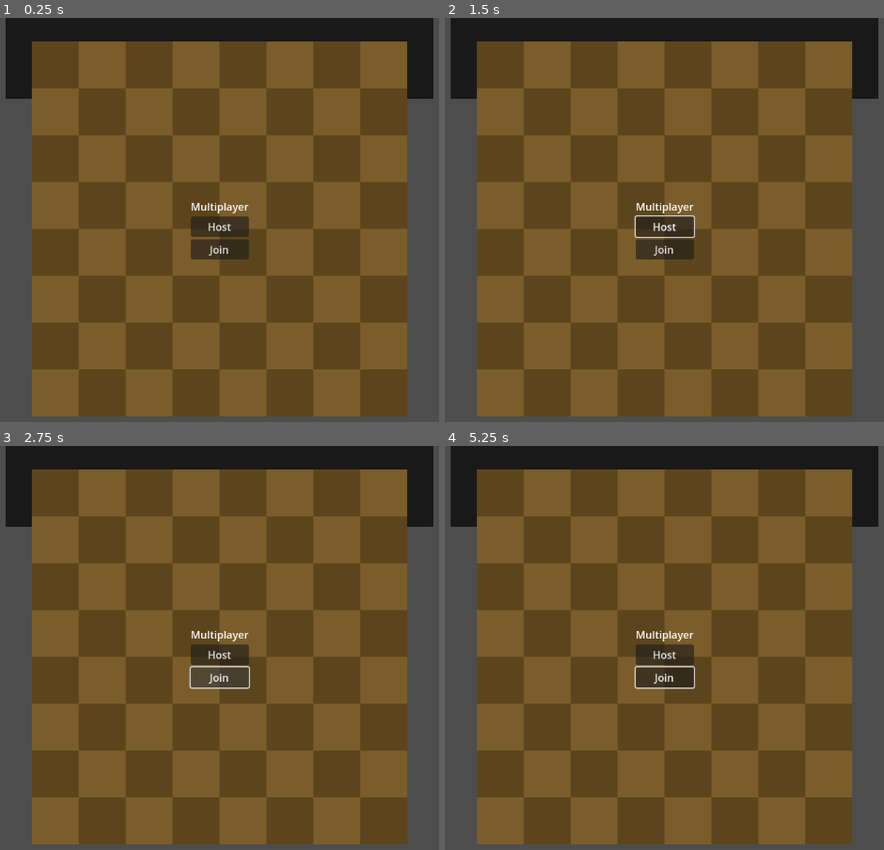
Above: before the commit, frames 1-4 (two rows, left to right).
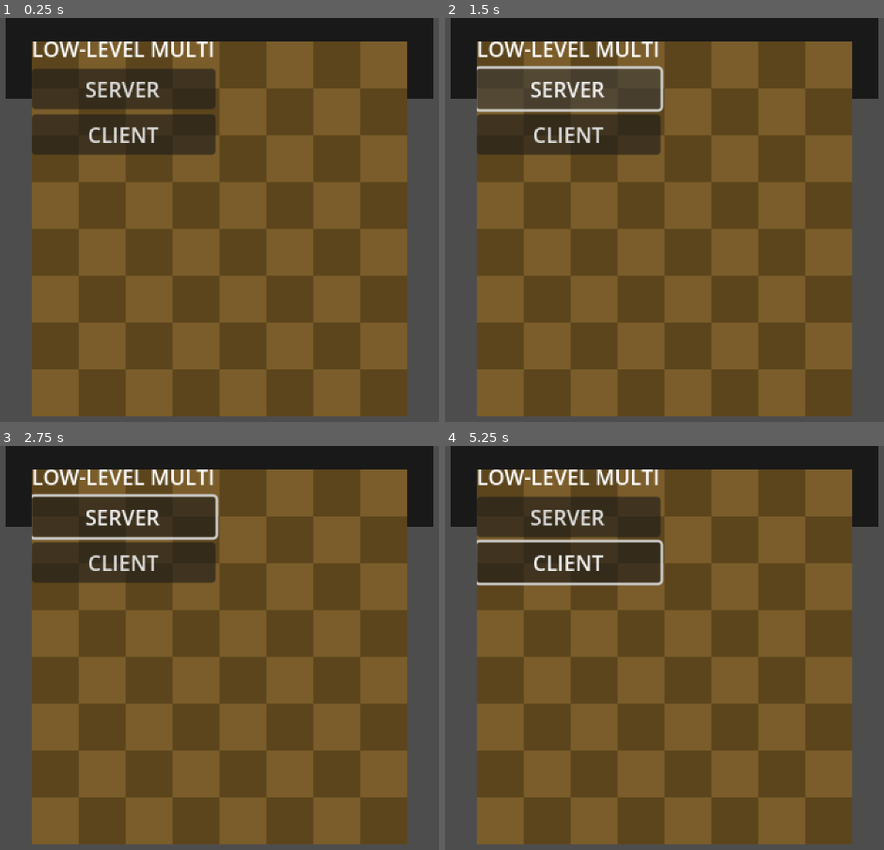
Above: after the commit, the same moments.

Repository: noriim/thesis
Game: Godot game, scene res://Scenes/main.tscn
Same seed, same stepped clock (60 frames per second), same inputs: the game is played once before the commit and once after it. The engine's default icon, where the game draws it, is replaced by a stand-in: a white triangle on a blue panel in a dark square.
Inputs (mouse positions are in pixels of both pictures, inside the frame that each line leads up to):
- Up to frame 1 (0.25 s): no input
- Up to frame 2 (1.5 s): click (664, 228) at 0.5 s, where only the run before the commit has a clickable "Host"; click (567, 90) at 1.25 s, where only the run after the commit has a clickable "SERVER"
- Up to frame 3 (2.75 s): click (219, 676) at 2 s, where only the run before the commit has a clickable "Join"
- Up to frame 4 (5.25 s): click (567, 563) at 2.75 s, where only the run after the commit has a clickable "CLIENT"; click (567, 563) at 3.5 s, where only the run after the commit has a clickable "CLIENT"; click (567, 563) at 4.25 s, where only the run after the commit has a clickable "CLIENT"; move the mouse to (831, 635) at 5.02 s; click (831, 635) at 5.17 s

The runs differ from the first frame. In frame 1, 11% of the frame differs, in the area x 7-57%, y 5-60%; in frame 2, 9.7%; in frame 3, 11%; in frame 4, 12%, in the area x 7-57%, y 5-61%.
Error before the commit: Invalid access of index '4' on a base object of type: 'Array'. (res://Scenes/board.gd:47)
Error after the commit: Invalid access of index '4' on a base object of type: 'Array'. (res://Scenes/board.gd:49)

Commit message:
Before rewrite of multiplayer

Diff:
--- a/Assets/board.tscn
+++ b/Assets/board.tscn
@@ -1,7 +1,7 @@
 [gd_scene load_steps=3 format=3 uid="uid://bu74j8fcw3uli"]
 
-[ext_resource type="Texture2D" uid="uid://ctce35kptwtdv" path="res://Assets/Chess_board.png" id="1_o1pot"]
-[ext_resource type="Script" path="res://Scenes/board.gd" id="2_m4h8k"]
+[ext_resource type="Texture2D" uid="uid://ctce35kptwtdv" path="res://Assets/Board.png" id="1_o1pot"]
+[ext_resource type="Script" uid="uid://cvkh2xo10ro74" path="res://Scenes/board.gd" id="2_m4h8k"]
 
 [node name="Board" type="Sprite2D"]
 texture = ExtResource("1_o1pot")
--- /dev/null
+++ b/Multiplayer/client_network_globals.gd
@@ -0,0 +1,39 @@
+extends Node
+
+signal handle_local_id_assignment(local_id: int)
+signal handle_remote_id_assignment(remote_id: int)
+signal handle_player_click(player_click: PlayerClick)
+
+var id: int = -1
+var remote_ids: Array[int]
+
+func _ready() -> void:
+	LowLevelNetworkHandler.on_client_packet.connect(on_client_packet)
+
+
+func on_client_packet(data: PackedByteArray) -> void:
+	var packet_type: int = data.decode_u8(0)
+	match packet_type:
+		PacketInfo.PACKET_TYPE.ID_ASSIGNMENT:
+			manage_ids(IDAssignment.create_from_data(data))
+
+		PacketInfo.PACKET_TYPE.PLAYER_CLICK:
+			handle_player_click.emit(PlayerClick.create_from_data(data))
+
+		_:
+			push_error("Packet type with index ", data[0], " unhandled!")
+
+
+func manage_ids(id_assignment: IDAssignment) -> void:
+	if id == -1: # When id == -1, the id sent by the server is for us
+		id = id_assignment.id
+		handle_local_id_assignment.emit(id_assignment.id)
+
+		remote_ids = id_assignment.remote_ids
+		for remote_id in remote_ids:
+			if remote_id == id: continue
+			handle_remote_id_assignment.emit(remote_id)
+
+	else: # When id != -1, we already own an id, and just append the remote ids by the sent id
+		remote_ids.append(id_assignment.id)
+		handle_remote_id_assignment.emit(id_assignment.id)
--- /dev/null
+++ b/Multiplayer/low_level_client_ui.gd
@@ -0,0 +1,8 @@
+extends Control
+
+func _on_server_pressed() -> void:
+	LowLevelNetworkHandler.start_server()
+
+
+func _on_client_pressed() -> void:
+	LowLevelNetworkHandler.start_client()
--- /dev/null
+++ b/Multiplayer/low_level_network_handler.gd
@@ -0,0 +1,122 @@
+extends Node
+
+# Server signals
+signal on_peer_connected(peer_id: int)
+signal on_peer_disconnected(peer_id: int)
+signal on_server_packet(peer_id: int, data: PackedByteArray)
+
+# Client signals
+signal on_connected_to_server()
+signal on_disconnected_from_server()
+signal on_client_packet(data: PackedByteArray)
+
+# Server variables
+var available_peer_ids: Array = range(255, -1, -1)
+var client_peers: Dictionary[int, ENetPacketPeer] # key: peer_id (int), value: peer (ENetPacketPeer). The peer_id should hold "id" meta data. Use get_meta("id")
+
+# Client variables
+var server_peer: ENetPacketPeer
+
+# General variables
+var connection: ENetConnection
+var is_server: bool = false
+
+func _process(delta: float) -> void:
+	if connection == null: return
+
+	handle_events()
+
+
+func handle_events() -> void:
+	var packet_event: Array = connection.service()
+	var event_type: ENetConnection.EventType = packet_event[0]
+
+	while event_type != ENetConnection.EVENT_NONE:
+		var peer: ENetPacketPeer = packet_event[1]
+
+		match (event_type):
+			ENetConnection.EVENT_ERROR:
+				push_warning("Package resulted in an unknown error!")
+				return
+
+			ENetConnection.EVENT_CONNECT:
+				if is_server:
+					peer_connected(peer)
+				else:
+					connected_to_server()
+
+			ENetConnection.EVENT_DISCONNECT:
+				if is_server:
+					peer_disconnected(peer)
+				else:
+					disconnected_from_server()
+					return # Return because connection was set to null
+
+			ENetConnection.EVENT_RECEIVE:
+				if is_server:
+					on_server_packet.emit(peer.get_meta("id"), peer.get_packet())
+				else:
+					on_client_packet.emit(peer.get_packet())
+
+		# Call service() again to handle remaining packets in current while loop
+		packet_event = connection.service()
+		event_type = packet_event[0]
+
+
+func start_server(ip_address: String = "127.0.0.1", port: int = 42069) -> void:
+	connection = ENetConnection.new()
+	var error: Error = connection.create_host_bound(ip_address, port)
+	if error:
+		print("Server starting failed: ", error_string(error))
+		connection = null
+		return
+
+	print("Server started")
+	is_server = true
+
+
+func peer_connected(peer: ENetPacketPeer) -> void:
+	var peer_id: int = available_peer_ids.pop_back()
+	peer.set_meta("id", peer_id)
+	client_peers[peer_id] = peer
+
+	print("Peer connected with assigned id: ", peer_id)
+	on_peer_connected.emit(peer_id)
+
+
+func peer_disconnected(peer: ENetPacketPeer) -> void:
+	var peer_id: int = peer.get_meta("id")
+	available_peer_ids.push_back(peer_id)
+	client_peers.erase(peer_id)
+
+	print("Succesfully disconnected: ", peer_id, " from server!")
+	on_peer_disconnected.emit(peer_id)
+
+
+func start_client(ip_address: String = "127.0.0.1", port: int = 42069) -> void:
+	connection = ENetConnection.new()
+	var error: Error = connection.create_host(1)
+	if error:
+		print("Client starting failed: ", error_string(error))
+		connection = null
+		return
+
+	print("Client started")
+	server_peer = connection.connect_to_host(ip_address, port)
+
+
+func disconnect_client() -> void:
+	if is_server: return
+
+	server_peer.peer_disconnect()
+
+
+func connected_to_server() -> void:
+	print("Successfully connected to server!")
+	on_connected_to_server.emit()
+
+
+func disconnected_from_server() -> void:
+	print("Successfully disconnected from server!")
+	on_disconnected_from_server.emit()
+	connection = null
--- /dev/null
+++ b/Multiplayer/low_level_network_player.gd
@@ -0,0 +1,54 @@
+extends CharacterBody2D
+
+#const SPEED: float = 500.0
+
+var is_authority: bool:
+	get: return !LowLevelNetworkHandler.is_server && owner_id == ClientNetworkGlobals.id
+
+var owner_id: int
+
+#func _enter_tree() -> void:
+	#ServerNetworkGlobals.handle_player_click.connect(server_handle_player_click)
+	#ClientNetworkGlobals.handle_player_click.connect(client_handle_player_click)
+#
+#
+#func _exit_tree() -> void:
+	#ServerNetworkGlobals.handle_player_click.disconnect(server_handle_player_click)
+	#ClientNetworkGlobals.handle_player_click.disconnect(client_handle_player_click)
+
+
+func _input(event) -> void:
+	if event is not InputEventMouseButton: return # jól szűr :]
+	if !is_authority:
+		PlayerClick.create(owner_id, event).send(LowLevelNetworkHandler.server_peer) # event = last click that happened
+		print("at " + str(owner_id) + ": _input: !is_authority"); return
+	if not event.is_pressed(): return
+	#DEBUG :]
+	print("at " + str(owner_id) + ": _input:" + event.as_text())
+	#PlayerClick.create(owner_id, event).send(LowLevelNetworkHandler.server_peer) # event = last click that happened
+
+
+func server_handle_player_click(peer_id: int, player_click: PlayerClick) -> void:
+	if owner_id != peer_id: print("owner_id != peer_id"); return
+	print("server handle: " + player_click.to_string())
+	var click_event := InputEventMouseButton.new()
+	click_event.pressed = player_click.is_pressed
+	click_event.button_index = player_click.button_index
+	click_event.position = Vector2(player_click.position_x, player_click.position_y)
+	#DEBUG
+	print("server: " + click_event.as_text())
+	Input.parse_input_event(click_event)
+
+	PlayerClick.create(owner_id, click_event).broadcast(LowLevelNetworkHandler.connection)
+#
+#
+func client_handle_player_click(player_click: PlayerClick) -> void:
+	if is_authority || owner_id != player_click.id: print("is_authority || owner_id != player_click.id"); return
+	print("client handle: " + player_click.to_string())
+	var click_event := InputEventMouseButton.new()
+	click_event.pressed = player_click.is_pressed
+	click_event.button_index = player_click.button_index
+	click_event.position = Vector2(player_click.position_x, player_click.position_y)
+	#DEBUG
+	print("client: " + click_event.as_text())
+	#Input.parse_input_event(click_event)
--- /dev/null
+++ b/Multiplayer/low_level_player_spawner.gd
@@ -0,0 +1,16 @@
+extends Node
+
+const LOW_LEVEL_NETWORK_PLAYER = preload("res://Scenes/low_level_network_player.tscn")
+
+func _ready() -> void:
+	LowLevelNetworkHandler.on_peer_connected.connect(spawn_player)
+	ClientNetworkGlobals.handle_local_id_assignment.connect(spawn_player)
+	ClientNetworkGlobals.handle_remote_id_assignment.connect(spawn_player)
+
+
+func spawn_player(id: int) -> void:
+	var player = LOW_LEVEL_NETWORK_PLAYER.instantiate()
+	player.owner_id = id
+	player.name = str(id) # Optional, but it beats the name "@CharacterBody2D@2/3/4..."
+
+	call_deferred("add_child", player)
--- /dev/null
+++ b/Multiplayer/packet_info/id_assignment.gd
@@ -0,0 +1,35 @@
+class_name IDAssignment extends PacketInfo
+
+var id: int
+var remote_ids: Array[int]
+
+static func create(id: int, remote_ids: Array[int]) -> IDAssignment:
+	var info: IDAssignment = IDAssignment.new()
+	info.packet_type = PACKET_TYPE.ID_ASSIGNMENT
+	info.flag = ENetPacketPeer.FLAG_RELIABLE
+	info.id = id
+	info.remote_ids = remote_ids
+	return info
+
+
+static func create_from_data(data: PackedByteArray) -> IDAssignment:
+	var info: IDAssignment = IDAssignment.new()
+	info.decode(data)
+	return info
+
+
+func encode() -> PackedByteArray:
+	var data: PackedByteArray = super.encode()
+	data.resize(2 + remote_ids.size())
+	data.encode_u8(1, id)
+	for i in remote_ids.size():
+		var id: int = remote_ids[i]
+		data.encode_u8(2 + i, id)
+	return data
+
+
+func decode(data: PackedByteArray) -> void:
+	super.decode(data)
+	id = data.decode_u8(1)
+	for i in range(2, data.size()):
+		remote_ids.append(data.decode_u8(i))
--- /dev/null
+++ b/Multiplayer/packet_info/packet_info.gd
@@ -0,0 +1,32 @@
+## BASECLASS ##
+
+class_name PacketInfo
+
+# Don't make values above 255, since we send "packet_type" as a single byte
+enum PACKET_TYPE {
+	ID_ASSIGNMENT = 0,
+	PLAYER_CLICK = 10,
+}
+
+var packet_type: PACKET_TYPE
+var flag: int
+
+# Override function in derived classes
+func encode() -> PackedByteArray:
+	var data: PackedByteArray
+	data.resize(1)
+	data.encode_u8(0, packet_type)
+	return data
+
+
+# Override function in derived classes
+func decode(data: PackedByteArray) -> void:
+	packet_type = data.decode_u8(0)
+
+
+func send(target: ENetPacketPeer) -> void:
+	target.send(0, encode(), flag)
+
+
+func broadcast(server: ENetConnection) -> void:
+	server.broadcast(0, encode(), flag)
--- /dev/null
+++ b/Multiplayer/packet_info/player_click.gd
@@ -0,0 +1,41 @@
+class_name PlayerClick extends PacketInfo
+
+var id: int
+var click: InputEvent
+
+static func create(id: int, click: InputEvent) -> PlayerClick:
+	var info: PlayerClick = PlayerClick.new()
+	info.packet_type = PACKET_TYPE.PLAYER_CLICK
+	info.flag = ENetPacketPeer.FLAG_UNSEQUENCED
+	info.id = id
+	info.click = click
+	return info
+
+
+static func create_from_data(data: PackedByteArray) -> PlayerClick:
+	var info: PlayerClick = PlayerClick.new()
+	info.decode(data)
+	return info
+
+
+func encode() -> PackedByteArray:
+	var data: PackedByteArray = super.encode()
+	data.resize(18)
+	data.encode_u8(1, id)
+	data.encode_float(2, click.pressed)
+	data.encode_float(6, click.button_index)
+	data.encode_float(10, click.position.x)
+	data.encode_float(14, click.position.y)
+	return data
+
+
+func decode(data: PackedByteArray) -> void:
+	super.decode(data)
+	id = data.decode_u8(1)
+	var decoded_click = InputEventMouseButton.new()
+	decoded_click.pressed = bool(data.decode_float(2))
+	decoded_click.button_index = int(data.decode_float(6))
+	decoded_click.position.x = int(data.decode_float(10))
+	decoded_click.position.y = int(data.decode_float(14))
+	#DEBUG :]
+	print("decoded by ID " + str(id) + " as " + decoded_click.as_text())
--- /dev/null
+++ b/Multiplayer/server_network_globals.gd
@@ -0,0 +1,30 @@
+extends Node
+
+signal handle_player_click(peer_id: int, player_click: PlayerClick)
+
+var peer_ids: Array[int]
+
+func _ready() -> void:
+	LowLevelNetworkHandler.on_peer_connected.connect(on_peer_connected)
+	LowLevelNetworkHandler.on_peer_disconnected.connect(on_peer_disconnected)
+	LowLevelNetworkHandler.on_server_packet.connect(on_server_packet)
+
+
+func on_peer_connected(peer_id: int) -> void:
+	peer_ids.append(peer_id)
+
+	IDAssignment.create(peer_id, peer_ids).broadcast(LowLevelNetworkHandler.connection)
+
+
+func on_peer_disconnected(peer_id: int) -> void:
+	peer_ids.erase(peer_id)
+
+	#TODO? IDUnassignment to broadcast to all still connected peers
+
+
+func on_server_packet(peer_id: int, data: PackedByteArray) -> void:
+	match data[0]:
+		PacketInfo.PACKET_TYPE.PLAYER_CLICK:
+			handle_player_click.emit(peer_id, PlayerClick.create_from_data(data))
+		_:
+			push_error("Packet type with index ", data[0], " unhandled!")
--- a/Scenes/board.gd
+++ b/Scenes/board.gd
@@ -1,9 +1,9 @@
 extends Sprite2D
 
-const BOARD_SIZE = 4
-const MAX_WIDTH = BOARD_SIZE - 1
-const CELL_WIDTH = 18
-const WIN = 4
+const BOARD_SIZE : int = 4
+const MAX_WIDTH : int = BOARD_SIZE - 1
+const CELL_WIDTH : int = 18
+const WIN : int = 4
 
 const TEXTURE_HOLDER = preload("res://Scenes/texture_holder.tscn")
 
@@ -15,6 +15,7 @@
 
 const PIECE_MOVE = preload("res://Assets/Piece_move.png")
 
+#Assets
 @onready var pieces = $Pieces
 @onready var dots = $Dots
 @onready var turn = $Turn
@@ -39,12 +40,13 @@
 	display_board()
 func _input(event):
 	if event is InputEventMouseButton && event.pressed && !is_timeout && !is_game_over:
+		print("asd " + event.to_string())
 		if event.button_index == MOUSE_BUTTON_LEFT:
 			if is_mouse_out(): return
 			if !has_moved:
 				var var1 = snapped(get_global_mouse_position().x, 0) / CELL_WIDTH
 				var var2 = abs(snapped(get_global_mouse_position().y, 0)) / CELL_WIDTH
-				if !state && (black && board[var2][var1] > 0 || !black && board[var2][var1] < 0):
+				if !state && (black && board[var2][var1] == 1 || !black && board[var2][var1] == -1):
 					selected_piece = Vector2(var2, var1)
 					show_options()
 					state = true
@@ -93,7 +95,7 @@
 		for j in BOARD_SIZE:
 			var holder = TEXTURE_HOLDER.instantiate()
 			pieces.add_child(holder)
-			holder.global_position = Vector2(j * CELL_WIDTH + (CELL_WIDTH / 2), -i * CELL_WIDTH - (CELL_WIDTH / 2))
+			holder.global_position = Vector2(j * CELL_WIDTH + (CELL_WIDTH / 2.0), -i * CELL_WIDTH - (CELL_WIDTH / 2.0))
 
 			match board[i][j]:
 				-1: holder.texture = BLACK_PIECE
@@ -115,7 +117,7 @@
 		var holder = TEXTURE_HOLDER.instantiate()
 		dots.add_child(holder)
 		holder.texture = PIECE_MOVE
-		holder.global_position = Vector2(i.y * CELL_WIDTH + (CELL_WIDTH / 2), -i.x * CELL_WIDTH - (CELL_WIDTH / 2))
+		holder.global_position = Vector2(i.y * CELL_WIDTH + (CELL_WIDTH / 2.0), -i.x * CELL_WIDTH - (CELL_WIDTH / 2.0))
 
 func delete_dots():
 	for child in dots.get_children():
@@ -158,7 +160,7 @@
 	return false
 
 func spin_board():
-	var breakpnt = BOARD_SIZE / 2 - 0.5
+	#var breakpnt = BOARD_SIZE / 2 - 0.5
 
 	var temp_matrix = board.duplicate(true)
 	for y in range(BOARD_SIZE):
@@ -212,6 +214,8 @@
 
 	counter = 1
 
+	#TODO iterative diagonal check ex.: BOARD_SIZE == 6, WIN == 4
+
 	#horizontal
 	for y in range(BOARD_SIZE):
 		for x in range(1, BOARD_SIZE):
@@ -247,22 +251,3 @@
 	print("FULL:" + str(is_board_full()))
 	print("GAME OVER:" + str(is_game_over))
 	print("PLACED PIECES:" + str(placed_pieces))
-
-
-
-# Multi WIP
-
-var peer = ENetMultiplayerPeer.new()
-func _on_host_pressed():
-	peer.create_server(25565)
-	multiplayer.multiplayer_peer = peer
-
-	multiplayer.peer_connected.connect(
-		func(pid):
-			print("Peer" + str(pid) + " has joined the game!")
-	)
-
-
-func _on_join_pressed():
-	peer.create_client("localhost", 25565)
-	multiplayer.multiplayer_peer = peer
--- a/Scenes/board.tscn
+++ b/Scenes/board.tscn
@@ -1,22 +1,13 @@
 [gd_scene load_steps=4 format=3 uid="uid://c481oggokcmg5"]
 
-[ext_resource type="Texture2D" uid="uid://ctce35kptwtdv" path="res://Assets/Chess_board.png" id="1_1yipi"]
-[ext_resource type="Script" path="res://Scenes/board.gd" id="2_r7lbl"]
-
-[sub_resource type="SceneReplicationConfig" id="SceneReplicationConfig_yf7ag"]
-properties/0/path = NodePath("Pieces:position")
-properties/0/spawn = true
-properties/0/replication_mode = 1
-properties/1/path = NodePath("Dots:position")
-properties/1/spawn = true
-properties/1/replication_mode = 1
-properties/2/path = NodePath("Turn:visible")
-properties/2/spawn = true
-properties/2/replication_mode = 1
+[ext_resource type="Texture2D" uid="uid://ctce35kptwtdv" path="res://Assets/Board.png" id="1_1yipi"]
+[ext_resource type="Script" uid="uid://cvkh2xo10ro74" path="res://Scenes/board.gd" id="2_r7lbl"]
+[ext_resource type="PackedScene" uid="uid://bu74j8fcw3uli" path="res://Assets/board.tscn" id="3_88p2e"]
 
 [node name="Board" type="Sprite2D"]
 texture = ExtResource("1_1yipi")
 script = ExtResource("2_r7lbl")
+board_scene = ExtResource("3_88p2e")
 
 [node name="Pieces" type="Node2D" parent="."]
 
@@ -25,6 +16,3 @@
 [node name="Turn" type="Sprite2D" parent="."]
 modulate = Color(1, 1, 1, 0.666667)
 z_index = -10
-
-[node name="MultiplayerSynchronizer" type="MultiplayerSynchronizer" parent="."]
-replication_config = SubResource("SceneReplicationConfig_yf7ag")
--- /dev/null
+++ b/Scenes/low_level_network_player.tscn
@@ -0,0 +1,19 @@
+[gd_scene load_steps=4 format=3 uid="uid://hn5xisvke4mk"]
+
+[ext_resource type="Script" uid="uid://bmf1ot5da2nfl" path="res://Multiplayer/low_level_network_player.gd" id="1_gwymf"]
+[ext_resource type="Texture2D" uid="uid://grvod8p6i5fy" path="res://icon.svg" id="2_7kts0"]
+
+[sub_resource type="RectangleShape2D" id="RectangleShape2D_j6rbc"]
+size = Vector2(128, 128)
+
+[node name="LowLevelNetworkPlayer" type="CharacterBody2D"]
+scale = Vector2(0.1, 0.1)
+motion_mode = 1
+script = ExtResource("1_gwymf")
+
+[node name="Icon" type="Sprite2D" parent="."]
+texture = ExtResource("2_7kts0")
+
+[node name="CollisionShape2D" type="CollisionShape2D" parent="."]
+shape = SubResource("RectangleShape2D_j6rbc")
+disabled = true
--- /dev/null
+++ b/Scenes/low_level_player_spawner.tscn
@@ -0,0 +1,6 @@
+[gd_scene load_steps=2 format=3 uid="uid://ts4n55xce04i"]
+
+[ext_resource type="Script" uid="uid://dhhaiv222hdio" path="res://Multiplayer/low_level_player_spawner.gd" id="1_ourrh"]
+
+[node name="LowLevelPlayerSpawner" type="Node"]
+script = ExtResource("1_ourrh")
--- /dev/null
+++ b/Scenes/low_level_ui.tscn
@@ -0,0 +1,37 @@
+[gd_scene load_steps=2 format=3 uid="uid://c5tcxdk0vtw34"]
+
+[ext_resource type="Script" path="res://Multiplayer/low_level_client_ui.gd" id="1_opu36"]
+
+[node name="LowLevelUI" type="Control"]
+clip_contents = true
+layout_mode = 3
+anchors_preset = 15
+anchor_right = 1.0
+anchor_bottom = 1.0
+offset_left = 3.0
+offset_top = 3.0
+offset_right = -1004.0
+offset_bottom = -547.0
+grow_horizontal = 2
+grow_vertical = 2
+script = ExtResource("1_opu36")
+
+[node name="VBoxContainer" type="VBoxContainer" parent="."]
+layout_mode = 0
+offset_right = 141.0
+offset_bottom = 93.0
+
+[node name="Label" type="Label" parent="VBoxContainer"]
+layout_mode = 2
+text = "LOW-LEVEL MULTI"
+
+[node name="Server" type="Button" parent="VBoxContainer"]
+layout_mode = 2
+text = "SERVER"
+
+[node name="Client" type="Button" parent="VBoxContainer"]
+layout_mode = 2
+text = "CLIENT"
+
+[connection signal="pressed" from="VBoxContainer/Server" to="." method="_on_server_pressed"]
+[connection signal="pressed" from="VBoxContainer/Client" to="." method="_on_client_pressed"]
--- /dev/null
+++ b/Scenes/main.gd
@@ -0,0 +1 @@
+extends Node2D
--- a/Scenes/main.tscn
+++ b/Scenes/main.tscn
@@ -1,6 +1,8 @@
-[gd_scene load_steps=2 format=3 uid="uid://cdbakbpmi2smn"]
+[gd_scene load_steps=4 format=3 uid="uid://cdbakbpmi2smn"]
 
 [ext_resource type="PackedScene" uid="uid://c481oggokcmg5" path="res://Scenes/board.tscn" id="1_k2fhw"]
+[ext_resource type="PackedScene" uid="uid://ts4n55xce04i" path="res://Scenes/low_level_player_spawner.tscn" id="2_8gbba"]
+[ext_resource type="PackedScene" uid="uid://c5tcxdk0vtw34" path="res://Scenes/low_level_ui.tscn" id="3_jjvhh"]
 
 [node name="Main" type="Node2D"]
 
@@ -13,41 +15,18 @@
 [node name="Board" parent="." instance=ExtResource("1_k2fhw")]
 position = Vector2(72, -72)
 
-[node name="UI" type="CanvasLayer" parent="."]
+[node name="LowLevelUI" parent="." instance=ExtResource("3_jjvhh")]
+anchors_preset = 0
+anchor_right = 0.0
+anchor_bottom = 0.0
+offset_left = 0.0
+offset_top = -147.0
+offset_right = 146.0
+offset_bottom = -49.0
+grow_horizontal = 1
+grow_vertical = 1
+scale = Vector2(0.5, 0.5)
+size_flags_horizontal = 4
+size_flags_vertical = 4
 
-[node name="Multiplayer" type="Control" parent="UI"]
-layout_mode = 3
-anchors_preset = 15
-anchor_right = 1.0
-anchor_bottom = 1.0
-grow_horizontal = 2
-grow_vertical = 2
-
-[node name="VBoxContainer" type="VBoxContainer" parent="UI/Multiplayer"]
-layout_mode = 1
-anchors_preset = 8
-anchor_left = 0.5
-anchor_top = 0.5
-anchor_right = 0.5
-anchor_bottom = 0.5
-offset_left = -44.5
-offset_top = -46.5
-offset_right = 44.5
-offset_bottom = 46.5
-grow_horizontal = 2
-grow_vertical = 2
-
-[node name="Title" type="Label" parent="UI/Multiplayer/VBoxContainer"]
-layout_mode = 2
-text = "Multiplayer"
-
-[node name="Host" type="Button" parent="UI/Multiplayer/VBoxContainer"]
-layout_mode = 2
-text = "Host"
-
-[node name="Join" type="Button" parent="UI/Multiplayer/VBoxContainer"]
-layout_mode = 2
-text = "Join"
-
-[connection signal="pressed" from="UI/Multiplayer/VBoxContainer/Host" to="Board" method="_on_host_pressed"]
-[connection signal="pressed" from="UI/Multiplayer/VBoxContainer/Join" to="Board" method="_on_join_pressed"]
+[node name="LowLevelPlayerSpawner" parent="." instance=ExtResource("2_8gbba")]
--- a/project.godot
+++ b/project.godot
@@ -12,8 +12,14 @@
 
 config/name="Thesis"
 run/main_scene="res://Scenes/main.tscn"
-config/features=PackedStringArray("4.2", "Forward Plus")
+config/features=PackedStringArray("4.4", "Forward Plus")
 config/icon="res://icon.svg"
+
+[autoload]
+
+LowLevelNetworkHandler="*res://Multiplayer/low_level_network_handler.gd"
+ClientNetworkGlobals="*res://Multiplayer/client_network_globals.gd"
+ServerNetworkGlobals="*res://Multiplayer/server_network_globals.gd"
 
 [rendering]
 
Renamed: Assets/Chess_board.png -> Assets/Board.png
Not shown, changed: Assets/Board.png.import
Not shown, added: Multiplayer/client_network_globals.gd.uid
Not shown, added: Multiplayer/low_level_client_ui.gd.uid
Not shown, added: Multiplayer/low_level_network_handler.gd.uid
Not shown, added: Multiplayer/low_level_network_player.gd.uid
Not shown, added: Multiplayer/low_level_player_spawner.gd.uid
Not shown, added: Multiplayer/packet_info/id_assignment.gd.uid
Not shown, added: Multiplayer/packet_info/packet_info.gd.uid
Not shown, added: Multiplayer/packet_info/player_click.gd.uid
Not shown, added: Multiplayer/server_network_globals.gd.uid
Not shown, added: Scenes/board.gd.uid
(and 1 more such lines)
